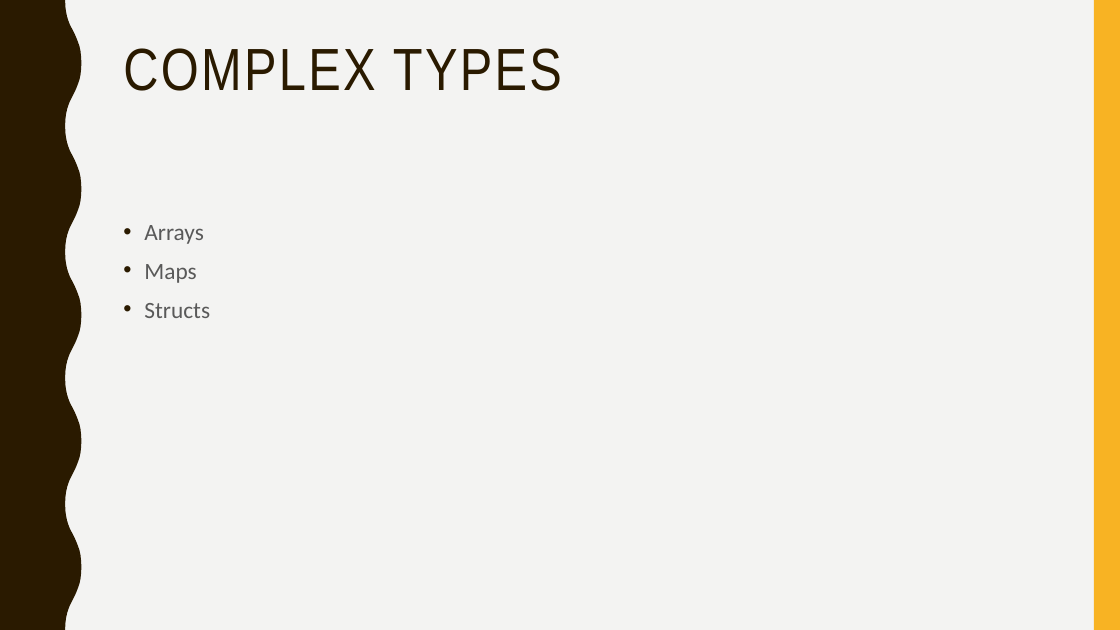
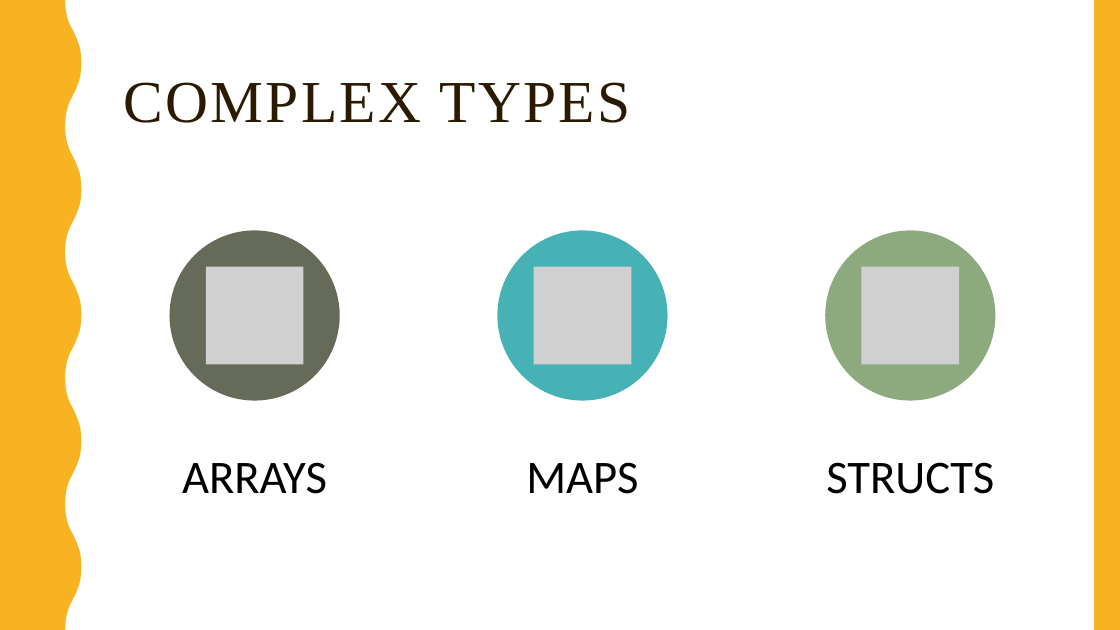
Before and after one commit to badisasairam/Hive, a slide deck: slide 24 of docs/HIVE.pptx. Drawn at 1120x630 pixels with LibreOffice and Linux fonts; fonts in the diff are those of the drawing; grey boxes stand for pictures. Boxes give left, top, right and bottom in pixels: in the first picture for what was removed or moved away, otherwise in the second. Text is boxed around its words. In the diff, an @@ line names an element or a change of style, - is before the commit and + after.

```diff
--- a/docs/HIVE.pptx
+++ b/docs/HIVE.pptx
@@ background #F3F3F2 to #FFFFFF @@
@@ rectangle added at (x1=0, y1=0, x2=1120, y2=630), fill #FFFFFF @@
@@ freeform shape added at (x1=0, y1=0, x2=82, y2=630), fill #F8B323 @@
@@ title "COMPLEX TYPES" at (x1=123, y1=82, x2=631, y2=123): font Arial Narrow to Times New Roman; vertical alignment top to middle @@
@@ text removed at (x1=144, y1=225, x2=210, y2=318) @@
-• Arrays
-• Maps
-• Structs
@@ group added at (x1=170, y1=230, x2=996, y2=494): 3 ellipses, 3 pictures, 3 texts @@
+ARRAYS
+MAPS
+STRUCTS
```
Also in this commit, not shown: 34 other slides changed, 1 slide added.
